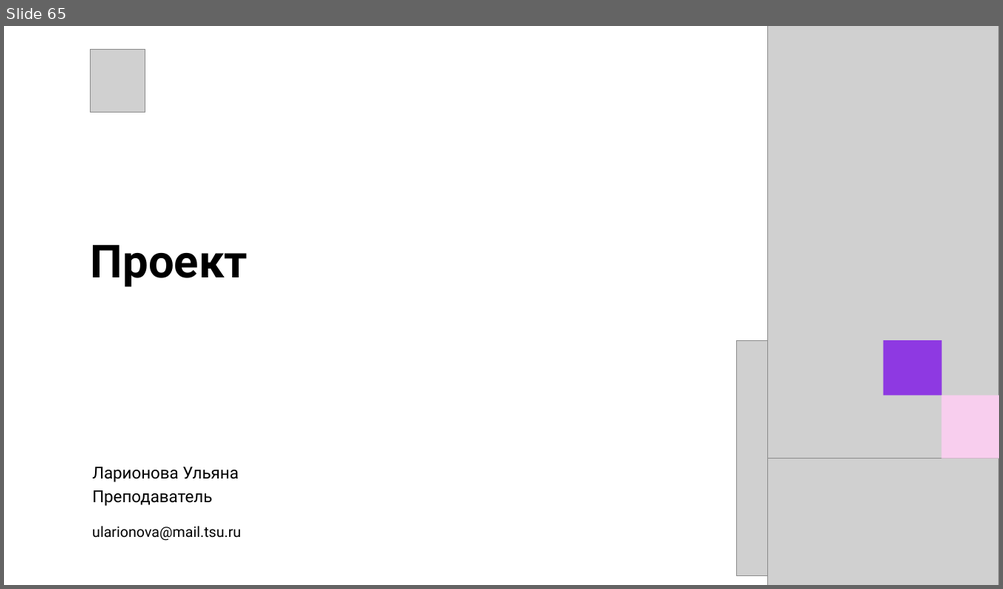
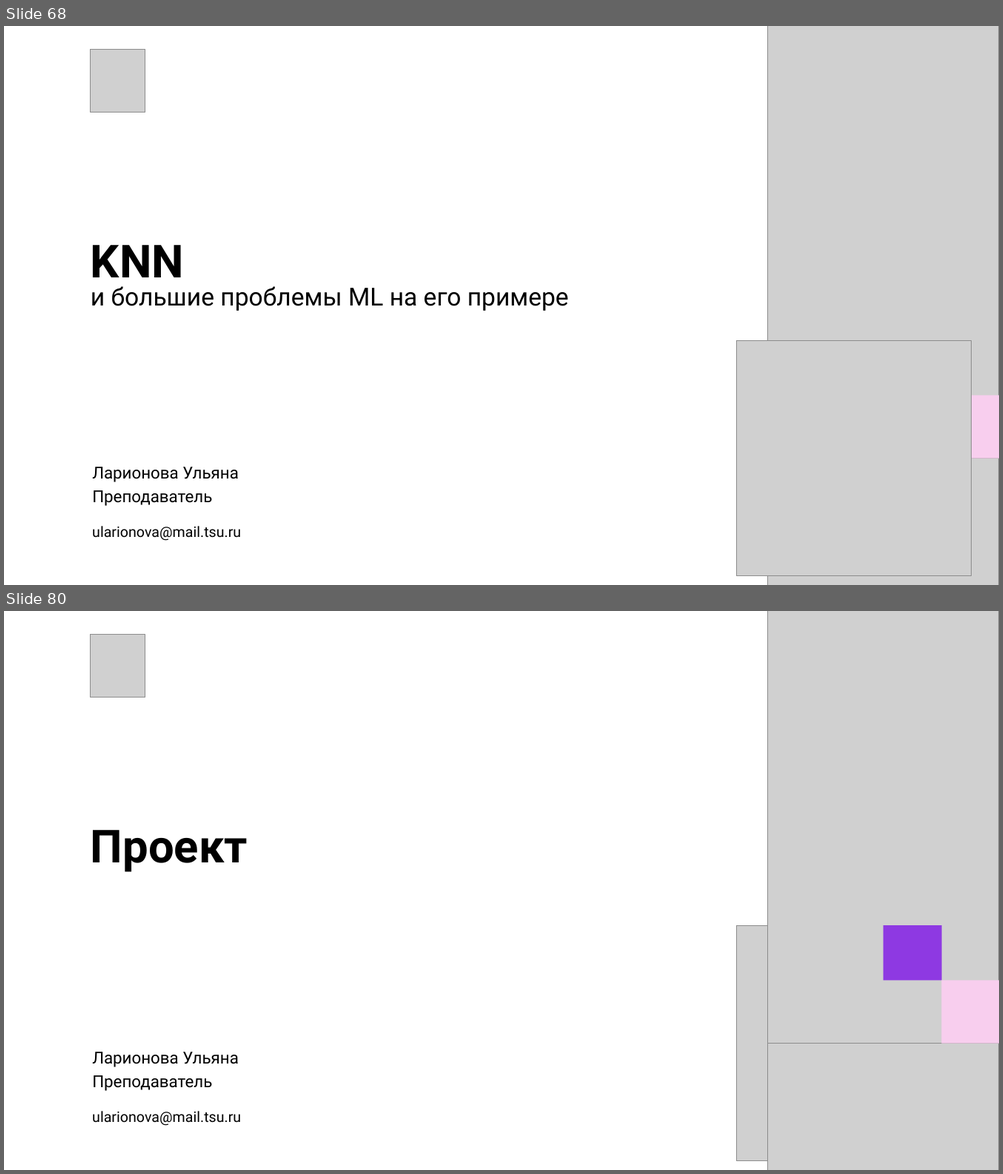
Before and after one commit to Ulatel/course_tsu_2026, a slide deck: Модуль 1. Введение в ML/1_Лекция.pptx. Shown one above the other, each under a label of ours: slide 65 before the commit, slides 68 and 80 after it; the slides between them are not shown. The pictures are 1003x589 and 1003x1174 pixels, drawn with LibreOffice and Linux fonts; fonts in the diff are those of the drawing; grey boxes stand for pictures. Boxes give left, top, right and bottom in pixels: in the first picture for what was removed or moved away, otherwise in the second. Text is boxed around its words. In the diff, an @@ line names an element or a change of style, - is before the commit and + after.

```diff
--- a/Модуль 1. Введение в ML/1_Лекция.pptx
+++ b/Модуль 1. Введение в ML/1_Лекция.pptx
@@ slide 68 added at bbox=[4, 26, 999, 585], background #FFFFFF @@
@@ picture added at bbox=[90, 49, 145, 113] @@
@@ text added at bbox=[91, 245, 569, 311], 24 pt, text #000000 @@
+KNN
+и большие проблемы ML на его примере
@@ picture added at bbox=[737, 340, 971, 576] @@
@@ group added at bbox=[767, 26, 999, 585]: 2 pictures, 2 rectangles @@
@@ text added at bbox=[92, 467, 239, 506], 16 pt, text #000000 @@
+Ларионова Ульяна
+Преподаватель
@@ text added at bbox=[92, 526, 241, 541], 14 pt, text #000000 @@
+ularionova@mail.tsu.ru
@@ what was slide 65 is now slide 80 @@
```
Also in this commit, not shown: 2 slides changed, 14 other slides added.
